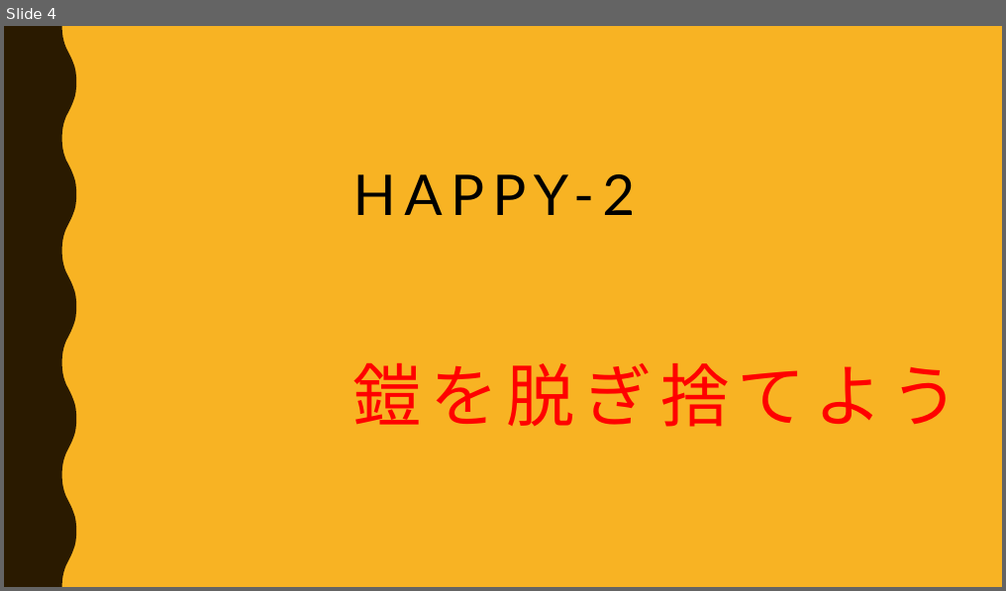
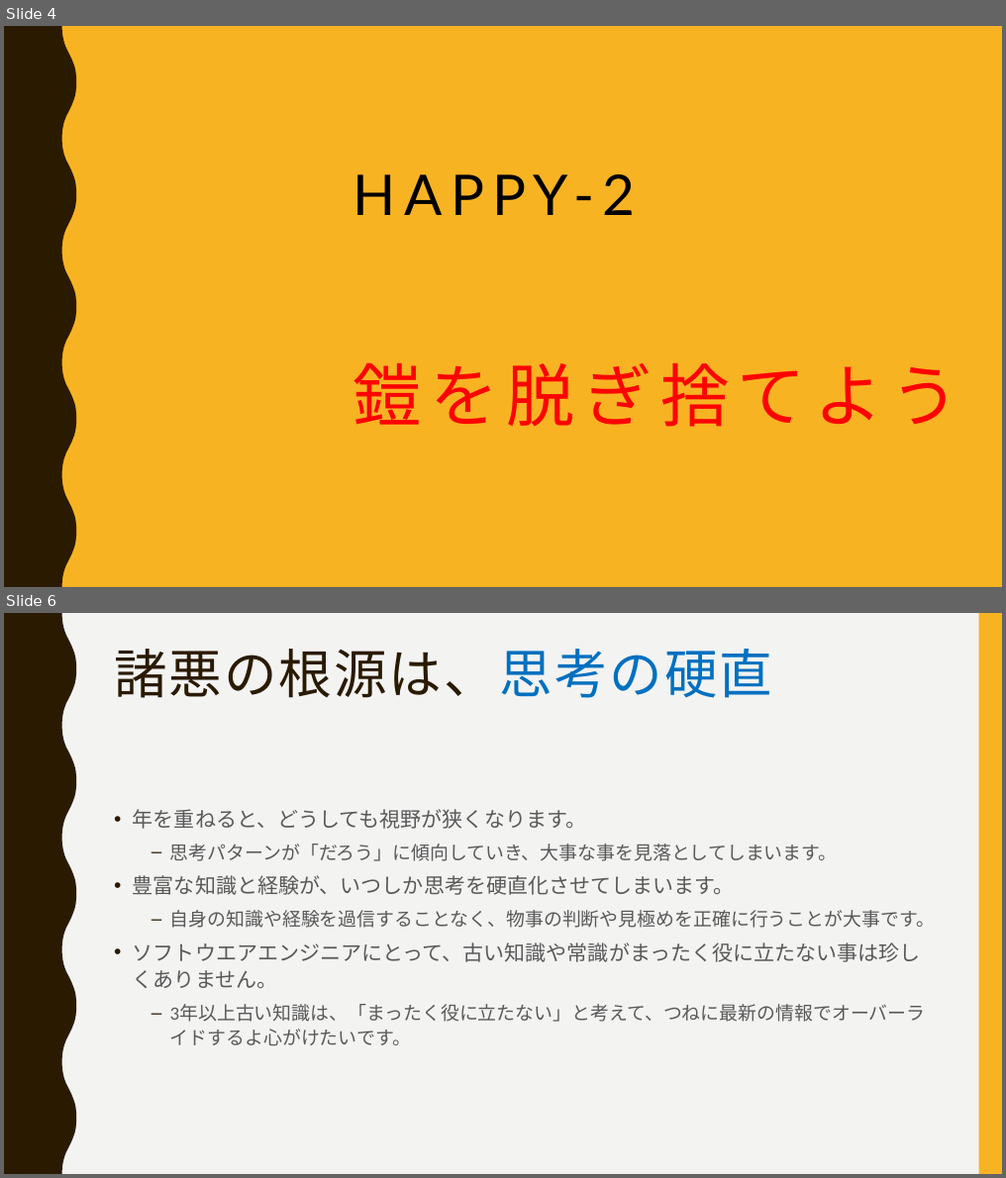
Before and after one commit to ssa-study/documents, a slide deck: HappyEngineer_part2.pptx. Shown one above the other, each under a label of ours: slide 4 before the commit, slides 4 and 6 after it; the slides between them are not shown. The pictures are 1006x591 and 1006x1178 pixels, drawn with LibreOffice and Linux fonts; fonts in the diff are those of the drawing. Boxes give left, top, right and bottom in pixels: in the first picture for what was removed or moved away, otherwise in the second. Text is boxed around its words. In the diff, an @@ line names an element or a change of style, - is before the commit and + after.

```diff
--- a/HappyEngineer_part2.pptx
+++ b/HappyEngineer_part2.pptx
@@ slide 6 added at (4, 613, 1002, 1174), background #F3F3F2; not listed: 2 template elements that a slide beside it also shows @@
@@ title added at (114, 649, 772, 698), 51 pt, text #2A1A00 @@
+諸悪の根源は、思考の硬直
@@ text added at (133, 809, 935, 1047), 18 pt, text #595959 @@
+• 年を重ねると、どうしても視野が狭くなります。
+  – 思考パターンが「だろう」に傾向していき、大事な事を見落としてしまいます。
+• 豊富な知識と経験が、いつしか思考を硬直化させてしまいます。
+  – 自身の知識や経験を過信することなく、物事の判断や見極めを正確に行うことが大事です。
+• ソフトウエアエンジニアにとって、古い知識や常識がまったく役に立たない事は珍しくありません。
+  – 3年以上古い知識は、「まったく役に立たない」と考えて、つねに最新の情報でオーバーライドするよ心がけたいです。
```
Also in this commit, not shown: 4 slides changed, 4 other slides added, 1 slide removed, 1 other file.
